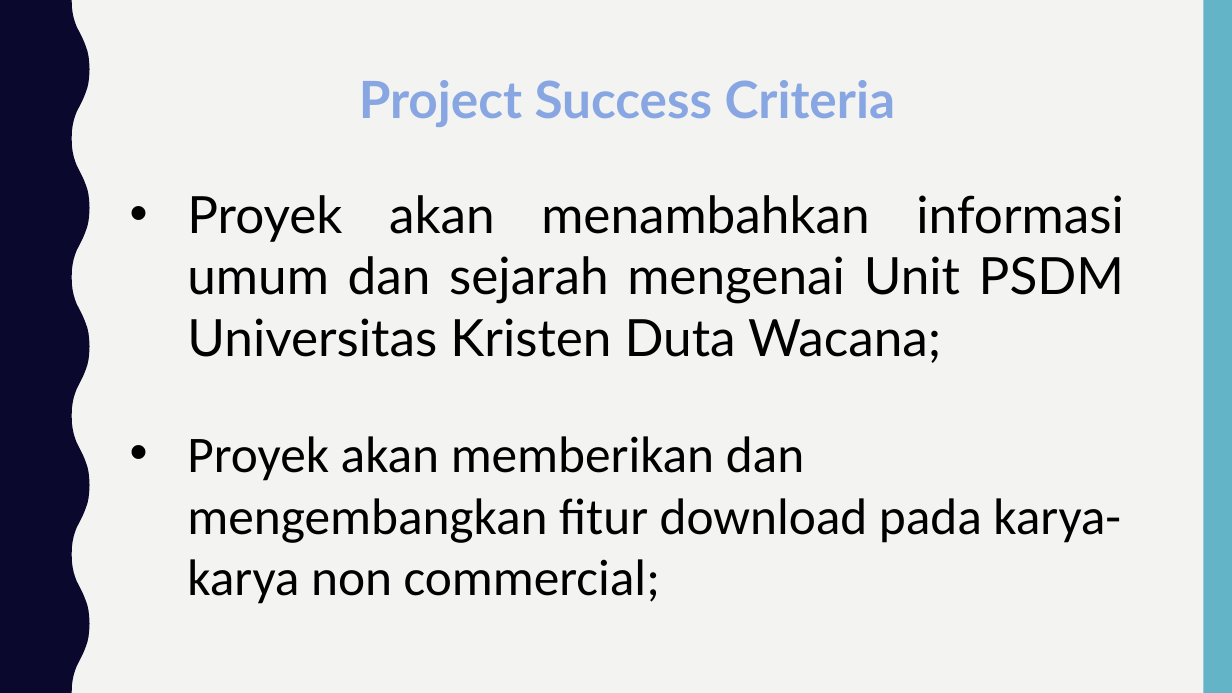
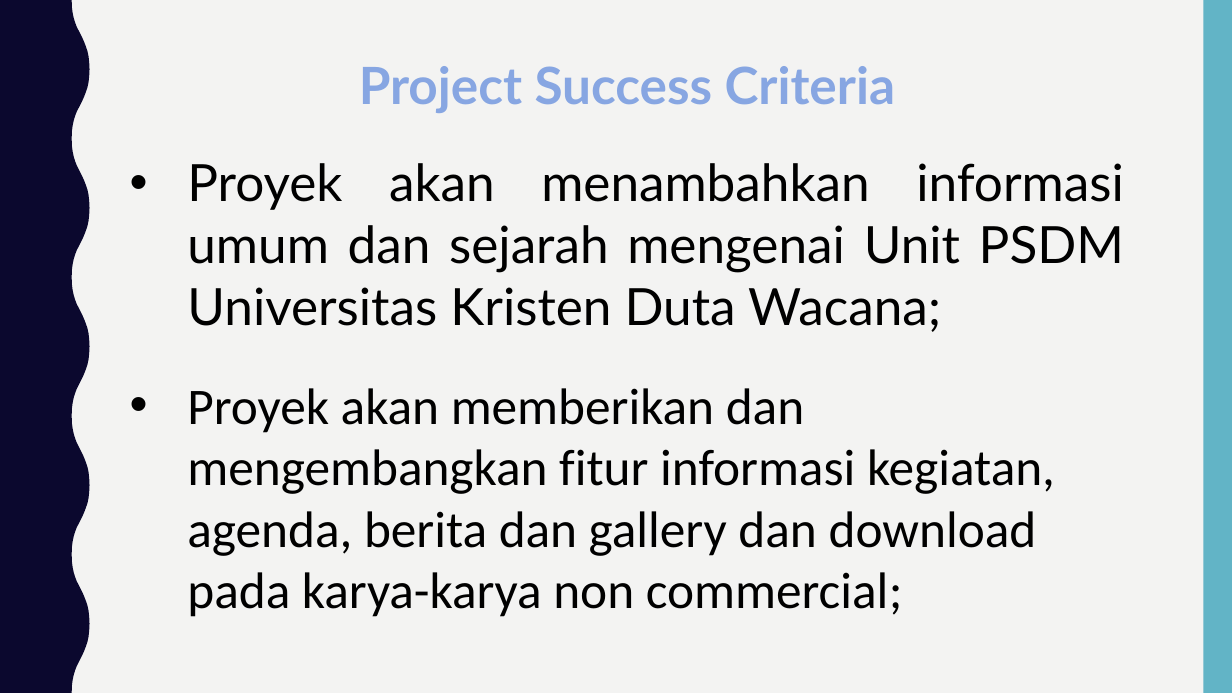
Before and after one commit to Manpro9/9Pro, a slide deck: slide 5 of Folder Non Coding/Slide Presentasi Final.pptx. Drawn at 1232x693 pixels with LibreOffice and Linux fonts; fonts in the diff are those of the drawing. Boxes give left, top, right and bottom in pixels: in the first picture for what was removed or moved away, otherwise in the second. Text is boxed around its words. In the diff, an @@ line names an element or a change of style, - is before the commit and + after.

```diff
--- a/Folder Non Coding/Slide Presentasi Final.pptx
+++ b/Folder Non Coding/Slide Presentasi Final.pptx
@@ text "Project Success Criteria": place and size @@
-text "Project Success Criteria" at [359, 80, 896, 127]
+text "Project Success Criteria" at [359, 66, 896, 113]
@@ text "Proyek akan menambahkan informasi umum ...": place and size @@
-text "Proyek akan menambahkan informasi umum ..." at [187, 195, 1124, 363]
+text "Proyek akan menambahkan informasi umum ..." at [187, 163, 1124, 332]
@@ text at [187, 388, 1055, 617]: text changed @@
-• Proyek akan memberikan dan mengembangkan fitur download pada karya-karya non commercial;
+• Proyek akan memberikan dan mengembangkan fitur informasi kegiatan, agenda, berita dan gallery dan download pada karya-karya non commercial;
```
Also in this commit, not shown: 4 other slides changed, 1 slide added, 2 slides removed.
